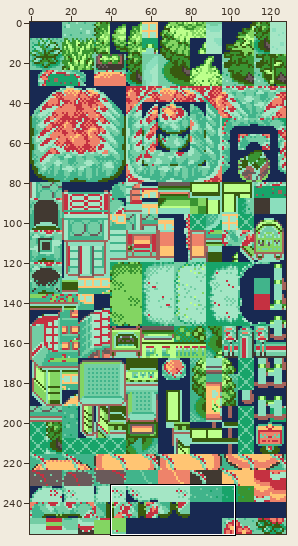
Sprite sheet, stored at data/tilesets/primary/general/tiles.png. Above: a wide view before the commit, with the close-up outlined.
Close-up. The starting point:
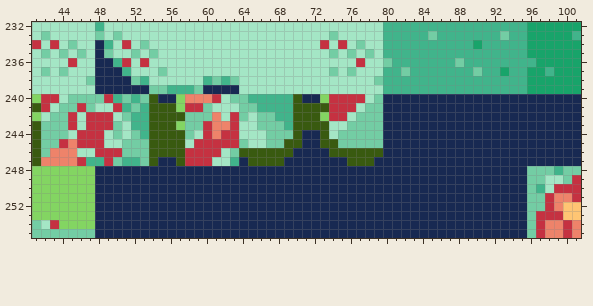
The file is 128x256 pixels. Shown: x 41..101, y 232..255.
New version:
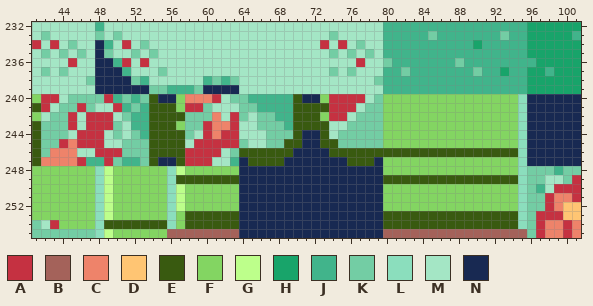
Palette (. is transparent): A #c53141  B #a4625a  C #ee836a  D #ffc573  E #395a10  F #83d562  G #bdff8b  H #18a46a  J #41b48b  K #73cda4  L #8bdebd  M #a4e6c5  N #182952
Edits made:
Colour N becomes colour B in row 255 at x 56 to 63 and 80 to 95.
Colour N becomes colour E in row 246 at x 80 to 94; in row 249 at x 57 to 63 and 80 to 94; in row 253 at x 58 to 63 and 80 to 94; in row 254 at x 49 to 55, 58 to 63 and 80 to 94.
Colour N becomes colour F in rows 240 to 245 at x 80 to 94; in row 247 at x 80 to 94; in row 248 at x 50 to 55, 58 to 63 and 80 to 94; in row 249 at x 50 to 55; in rows 250 to 252 at x 50 to 55, 58 to 63 and 80 to 94; in row 253 at x 50 to 55 and 57.
Colour N becomes colour F in row 254 at x 57; in row 255 at x 50 to 55.
Colour N becomes colour G in row 248 at x 49 and 57; in row 249 at x 49; in rows 250 to 252 at x 49 and 57; in row 253 at x 49; in row 255 at x 49.
Colour N becomes colour L in rows 240 to 247 at x 95; in rows 248 to 254 at x 48, 56 and 95; in row 255 at x 48.
Where, in picture pixels (left, top, right, bottom), the same in both close-ups:
changed: (383, 94, 527, 238)
changed: (95, 166, 239, 238)
